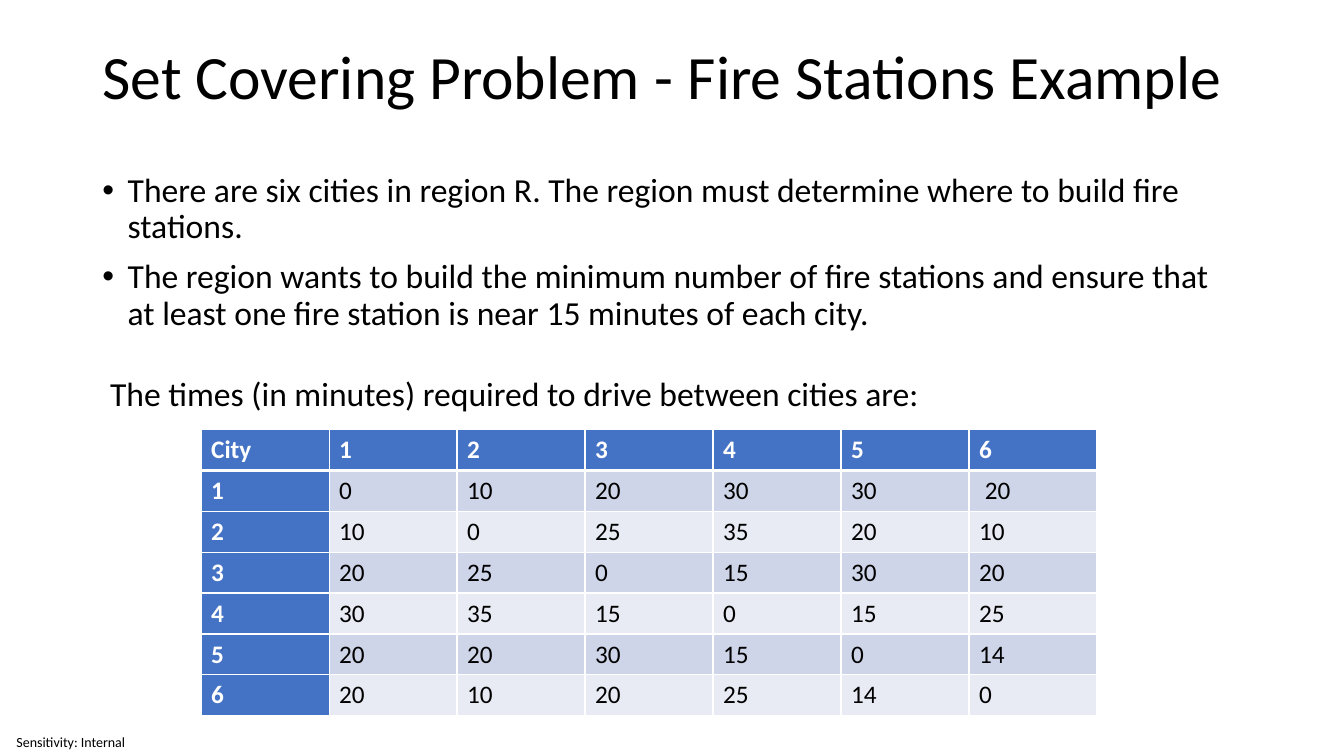
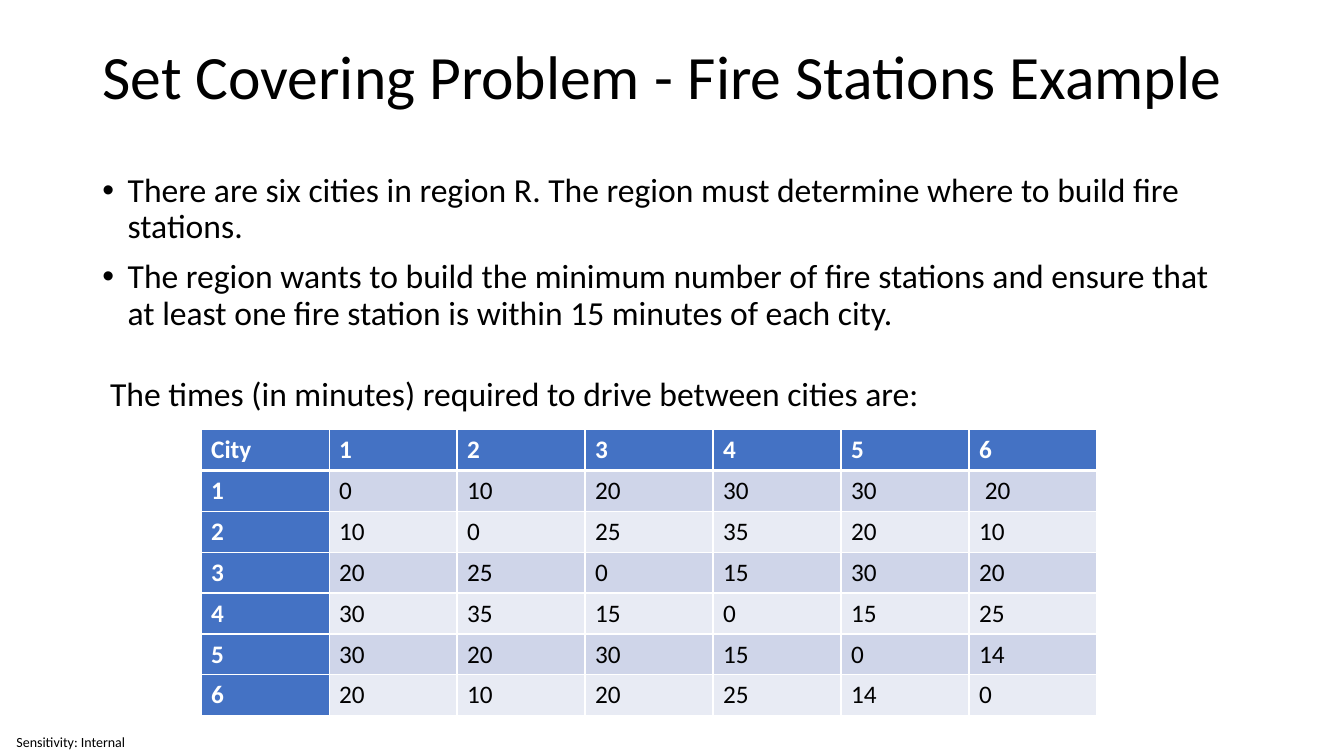
Before and after one commit to invariantum/operational_research, a slide deck: slide 15 of content/Lectures/Semester 1/Week 05 - Mixed Integer Programming/5 Source Files/Week 5 - Mixed Integer Programming.pptx. Drawn at 1344x756 pixels with LibreOffice and Linux fonts; fonts in the diff are those of the drawing. Boxes give left, top, right and bottom in pixels: in the first picture for what was removed or moved away, otherwise in the second. Text is boxed around its words. In the diff, an @@ line names an element or a change of style, - is before the commit and + after.

```diff
--- a/content/Lectures/Semester 1/Week 05 - Mixed Integer Programming/5 Source Files/Week 5 - Mixed Integer Programming.pptx
+++ b/content/Lectures/Semester 1/Week 05 - Mixed Integer Programming/5 Source Files/Week 5 - Mixed Integer Programming.pptx
@@ text at (128, 264, 1208, 331): text changed @@
-• The region wants to build the minimum number of fire stations and ensure that at least one fire station is near 15 minutes of each city.
+• The region wants to build the minimum number of fire stations and ensure that at least one fire station is within 15 minutes of each city.
@@ table at (202, 430, 1098, 716) @@
-row 6, column 2: 20
+row 6, column 2: 30
```
Also in this commit, not shown: 9 other slides changed, 16 other files.
